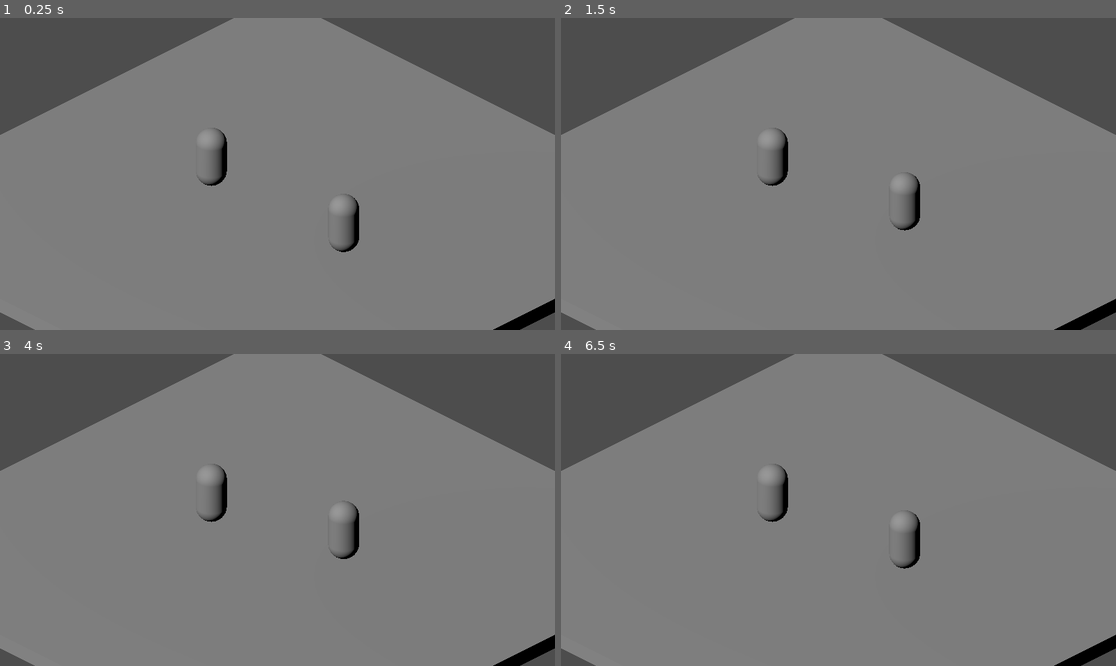
Above: before the commit, frames 1-4 (two rows, left to right).
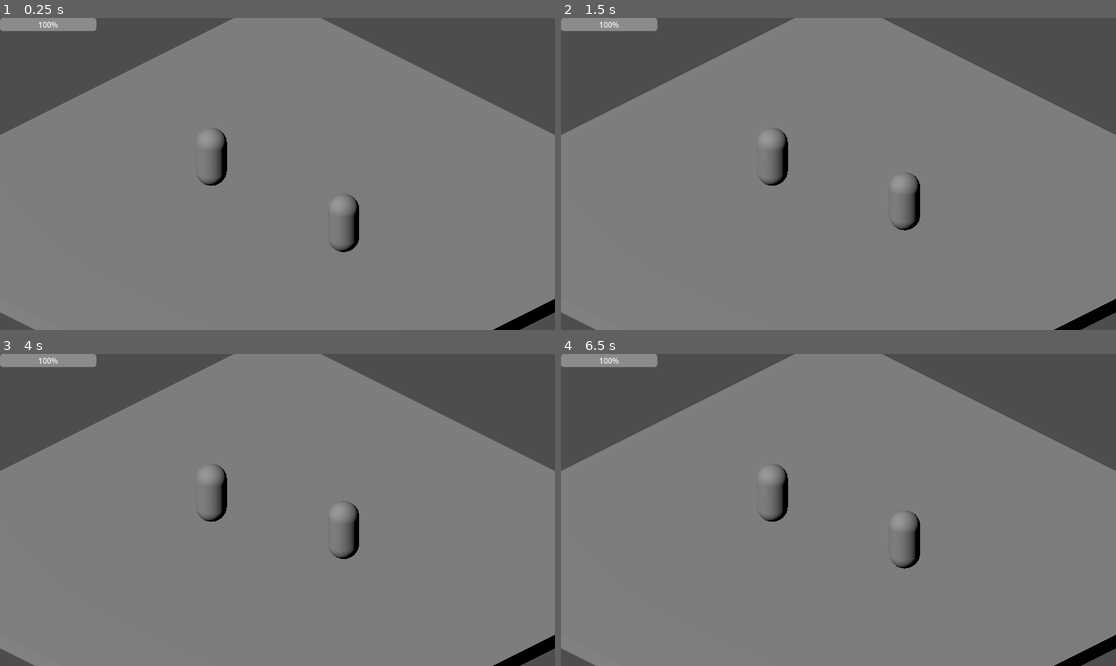
Above: after the commit, the same moments.

Repository: diodemusic/sonic-battle-2
Game: Godot game, scene res://stages/test_stage/test_stage.tscn
Two runs of this game, one before a commit and one after it. Both use one fixed random seed, a clock stepped at 60 frames per second and the inputs below.
Inputs:
- Up to frame 1 (0.25 s): no input
- Up to frame 2 (1.5 s): tap Enter at 0.5 s; tap Space at 1.25 s
- Up to frame 3 (4 s): tap Enter at 2.75 s; tap Space at 3.5 s
- Up to frame 4 (6.5 s): tap Enter at 5 s; tap Space at 5.75 s

The runs differ from the first frame. In frame 1, 0.7% of the frame differs, in the area x 0-18%, y 0-5%; in frame 2, 0.7%; in frame 3, 0.7%; in frame 4, 0.7%.

Commit message:
Add HUD and health management features with signal for HP changes

Diff:
--- a/player/player.gd
+++ b/player/player.gd
@@ -43,6 +43,7 @@
 var heal_buffer := 0.0
 var opponent: CharacterBody3D
 var air_shot_used := false
+signal hp_changed(new_hp: int)
 
 enum State {IDLE, MOVE, JUMP, FALL, LAND, JAB, HEAVY, UPPER, HURT, GUARD, HEAL, SHOT}
 
@@ -103,7 +104,8 @@
 	if state == State.GUARD:
 		return # no
 
-	hp -= amount
+	hp = max(hp - amount, 0)
+	hp_changed.emit(hp)
 	velocity = knockback
 	launched = knockback.y > 0
 	attack_timer = HURT_DURATION
@@ -280,6 +282,7 @@
 
 			if whole > 0:
 				hp = min(hp + whole, MAX_HP)
+				hp_changed.emit(hp)
 				heal_buffer -= whole
 
 			if not Input.is_action_pressed(keys["heal"]):
--- a/stages/test_stage/test_stage.tscn
+++ b/stages/test_stage/test_stage.tscn
@@ -1,6 +1,7 @@
 [gd_scene format=3 uid="uid://dviu3rgh7smq3"]
 
 [ext_resource type="PackedScene" uid="uid://c21dnetophj6f" path="res://player/player.tscn" id="1_11kma"]
+[ext_resource type="PackedScene" uid="uid://despngvdr6aly" path="res://ui/hud.tscn" id="2_jijik"]
 
 [sub_resource type="BoxShape3D" id="BoxShape3D_11kma"]
 size = Vector3(20, 0.5, 20)
@@ -32,3 +33,5 @@
 
 [node name="MeshInstance3D" type="MeshInstance3D" parent="Floor" unique_id=1859891445]
 mesh = SubResource("BoxMesh_jijik")
+
+[node name="HUD" parent="." unique_id=1437711225 instance=ExtResource("2_jijik")]
--- /dev/null
+++ b/ui/hud.tscn
@@ -0,0 +1,9 @@
+[gd_scene format=3 uid="uid://despngvdr6aly"]
+
+[node name="HUD" type="CanvasLayer" unique_id=1437711225]
+
+[node name="P1HealthBar" type="ProgressBar" parent="." unique_id=1155997823]
+custom_minimum_size = Vector2(200, 24)
+offset_right = 4.0
+offset_bottom = 27.0
+value = 100.0
Not shown, added: README.md
